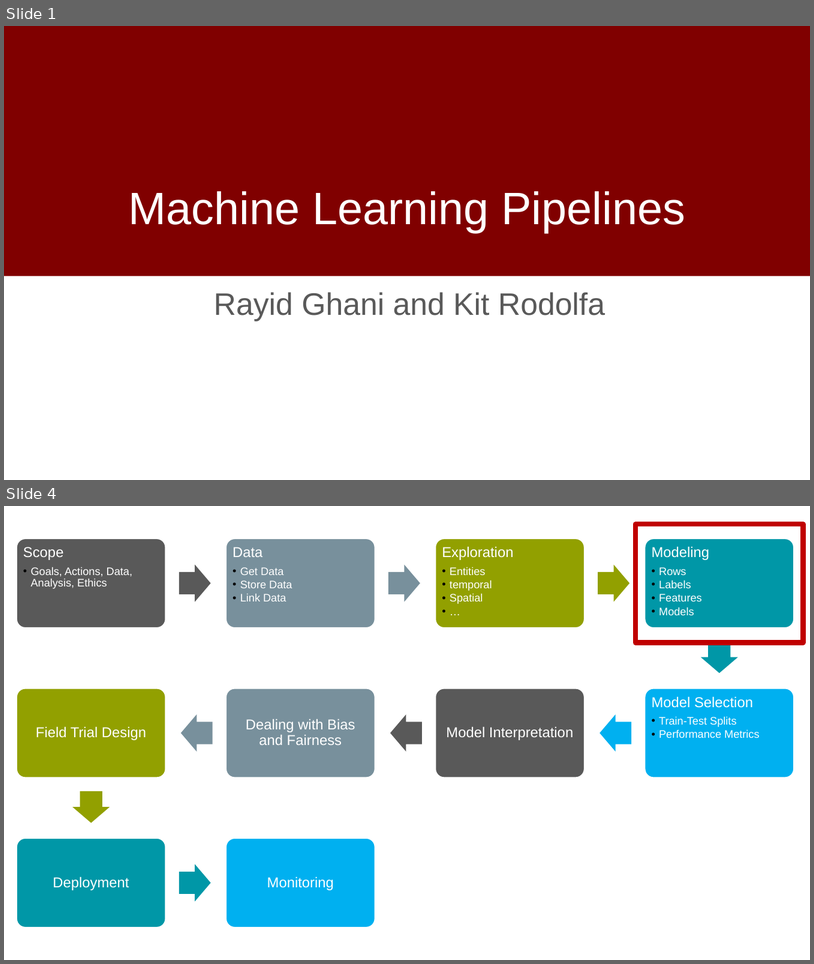
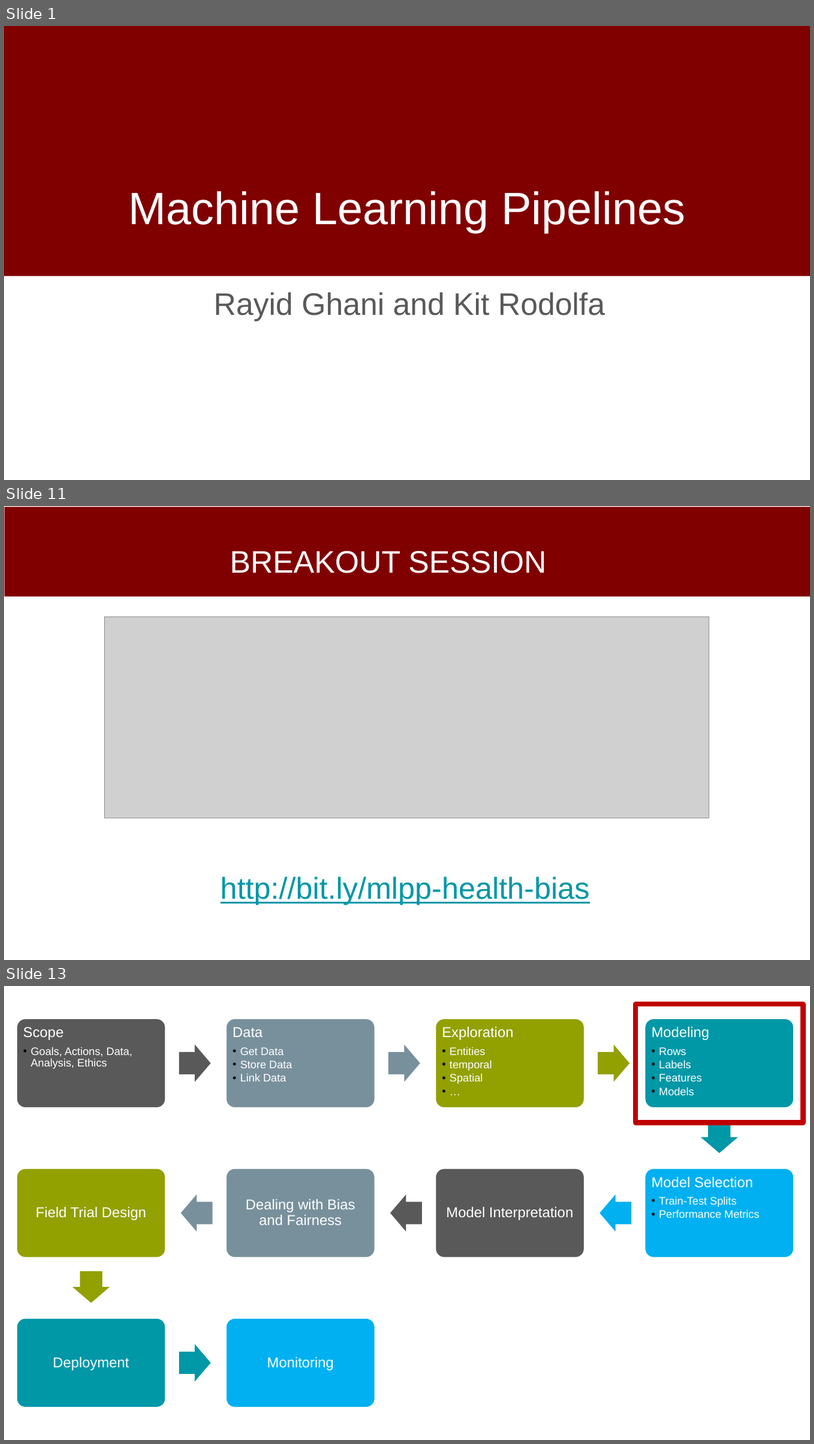
Before and after one commit to dssg/mlforpublicpolicylab, a slide deck: 04 - Machine Learning Pipelines/Machine-Learning-Pipelines.pptx. Shown one above the other, each under a label of ours: slides 1 and 4 before the commit, slides 1, 11 and 13 after it; the slides between them are not shown. The pictures are 814x964 and 814x1444 pixels, drawn with LibreOffice and Linux fonts; fonts in the diff are those of the drawing; grey boxes stand for pictures; background and template pictures are left out. Boxes give left, top, right and bottom in pixels: in the first picture for what was removed or moved away, otherwise in the second. Text is boxed around its words. In the diff, an @@ line names an element or a change of style, - is before the commit and + after.

```diff
--- a/04 - Machine Learning Pipelines/Machine-Learning-Pipelines.pptx
+++ b/04 - Machine Learning Pipelines/Machine-Learning-Pipelines.pptx
@@ slide 11 added at [4, 506, 810, 960], background #FFFFFF @@
@@ rectangle added at [5, 507, 810, 596], fill #800000 @@
@@ title added at [230, 551, 546, 573], 37 pt, text #FFFFFF @@
+BREAKOUT SESSION
@@ picture added at [105, 617, 710, 817] @@
@@ text added at [221, 876, 590, 904], 36 pt, text #0097A7, underline @@
+http://bit.ly/mlpp-health-bias
@@ what was slide 4 is now slide 13 @@
```
Also in this commit, not shown: 2 slides changed, 50 other slides added, 1 slide removed, 1 other file.
